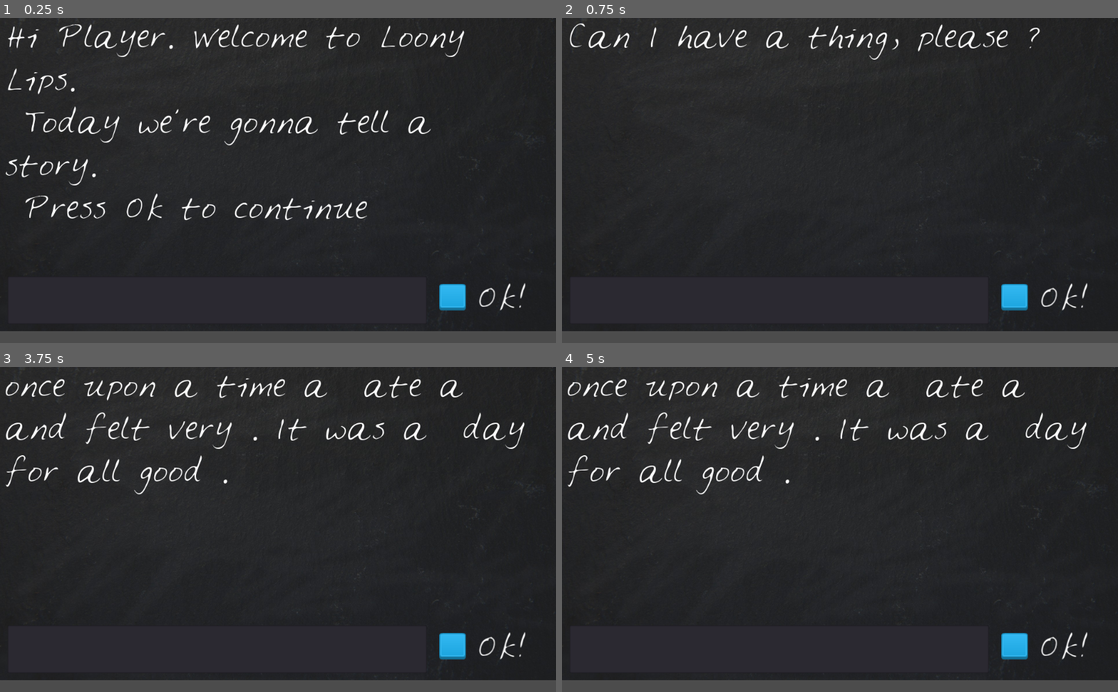
Above: before the commit, frames 1-4 (two rows, left to right).
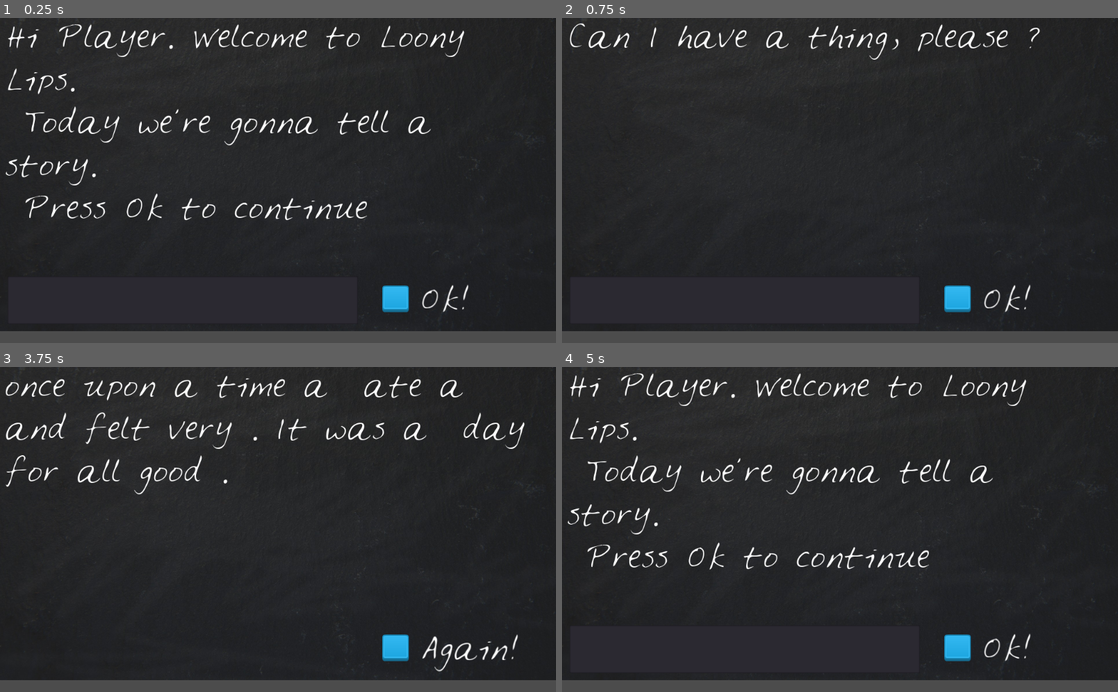
Above: after the commit, the same moments.

Repository: hujal54/Loony-Lips
Game: Godot game, scene res://LoonyLips.tscn
The game is run twice, just before and just after one commit, with the same random seed, the same clock (stepped at 60 frames per second) and the same inputs.
Inputs:
- Up to frame 1 (0.25 s): no input
- Up to frame 2 (0.75 s): click "Ok!" at 0.5 s
- Up to frame 3 (3.75 s): click "Ok!" at 1.25 s; click "Ok!" at 2 s; tap Enter at 2.75 s; tap Space at 3.5 s
- Up to frame 4 (5 s): click "Ok!" (after the commit: "Again!") at 4.25 s

The runs differ from the first frame. In frame 1, 1.0% of the frame differs, in the area x 68-95%, y 81-91%; in frame 2, 1.0%; in frame 3, 1.1%; in frame 4, 6.3%, in the area x 1-95%, y 1-91%.
Error before the commit: Invalid get index '6' (on base: 'Array'). (res://LoonyLips.gd:27)

Commit message:
Ending the Game

Diff:
--- a/Loney Lips/LoonyLips.gd
+++ b/Loney Lips/LoonyLips.gd
@@ -13,9 +13,13 @@
 func _welcome():
 	$Blackboard/StoryText.text =("Hi Player. Welcome to Loony Lips. \n Today we're gonna tell a story. \n Press Ok to continue")
 
+
 func _on_TextureButton_pressed():
-	var new_text = $Blackboard/TextBox.get_text ()
-	_on_TextBox_text_entered(new_text)
+	if is_story_done():
+		get_tree().reload_current_scene()
+	else:
+		var new_text = $Blackboard/TextBox.get_text ()
+		_on_TextBox_text_entered(new_text)
 
 
 func _on_TextBox_text_entered(new_text):
@@ -23,15 +27,22 @@
 	$Blackboard/TextBox.text = ""
 	check_player_word_length()
 
+func is_story_done():
+	return player_words.size() == prompt.size()
+
 func prompt_player():
 	$Blackboard/StoryText.text = ("Can I have " + prompt[player_words.size()] + ", please ?")
 
 func check_player_word_length():
-	if player_words.size() == prompt.size():
+	if is_story_done():
 		tell_story()
 	else:
 		prompt_player()
 
-
 func tell_story ():
 	$Blackboard/StoryText.text = story % player_words
+	end_game()
+
+func end_game():
+	$Blackboard/TextBox.queue_free()
+	$Blackboard/TextureButton/RichTextLabel.text= "Again!"
--- a/Loney Lips/LoonyLips.tscn
+++ b/Loney Lips/LoonyLips.tscn
@@ -74,7 +74,7 @@
 anchor_bottom = 0.0
 margin_left = 14.0
 margin_top = 499.0
-margin_right = 786.0
+margin_right = 659.0
 margin_bottom = 587.0
 rect_pivot_offset = Vector2( 0, 0 )
 rect_clip_content = false
@@ -98,10 +98,10 @@
 anchor_top = 0.0
 anchor_right = 0.0
 anchor_bottom = 0.0
-margin_left = 809.0
-margin_top = 513.0
-margin_right = 858.0
-margin_bottom = 562.0
+margin_left = 704.0
+margin_top = 516.0
+margin_right = 753.0
+margin_bottom = 565.0
 rect_pivot_offset = Vector2( 0, 0 )
 rect_clip_content = false
 focus_mode = 2
@@ -125,7 +125,7 @@
 anchor_bottom = 0.0
 margin_left = 67.0
 margin_top = -10.0
-margin_right = 191.0
+margin_right = 309.0
 margin_bottom = 80.0
 rect_rotation = 0.850366
 rect_pivot_offset = Vector2( 0, 0 )
